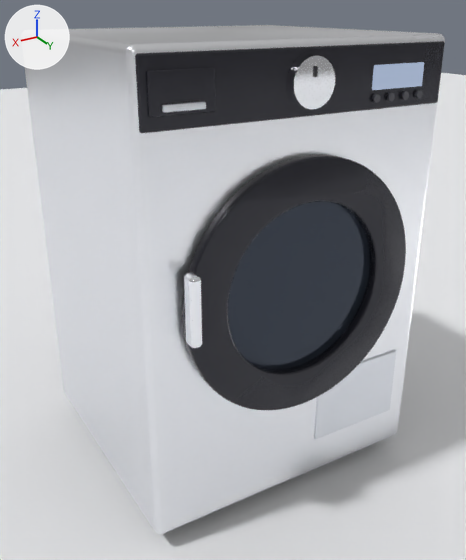
What one commit did to the Blender file assets-src/lg-f4x5es5sb/lg-f4x5es5sb.blend.
The view is the same before and after, from a camera (50 mm lens) standing at (0.644, 1.121, 0.935) and looking at (-0.002, 0.045, 0.397). The axes (+X, +Y, +Z) are drawn at upper left. The lights are the same throughout. The first picture is the older version.

Names of what the first picture shows: 'Body', 'Detergent', 'DetergentHandle', 'Display', 'DoorGlass', 'DoorHandle', 'DoorRingBlack', 'Floor', 'Knob', 'ServiceFlap', 'TopPanel' and 6 more.
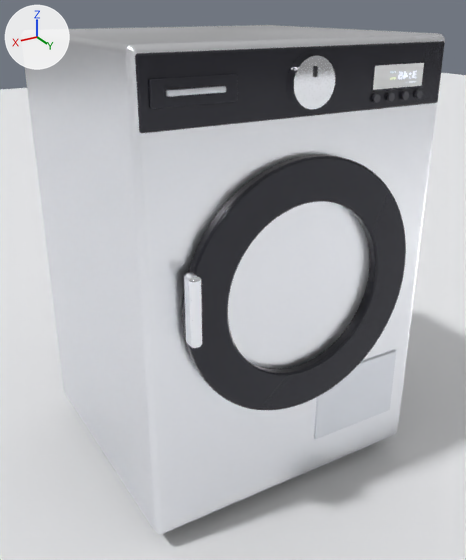
Edits to the bpy script that builds the scene:
```text
Add img_display_png:
    img_display_png = load_image('display.png', 'display.png', 512, 192, 'sRGB')
Add mat_displaytex:
    mat_displaytex = bpy.data.materials.new('DisplayTex')
    mat_displaytex.use_nodes = True; mat_displaytex.node_tree.nodes.clear()
    _N = mat_displaytex.node_tree.nodes; _L = mat_displaytex.node_tree.links
    n0 = _N.new('ShaderNodeBsdfPrincipled'); n0.name = 'Principled BSDF'
    n0.inputs[2].default_value = 0.25  # 'Roughness'
    n0.inputs[28].default_value = 1.4  # 'Emission Strength'
    n1 = _N.new('ShaderNodeOutputMaterial'); n1.name = 'Material Output'
    n2 = _N.new('ShaderNodeTexImage'); n2.name = 'Image Texture'
    n2.image = img_display_png
    _L.new(n0.outputs[0], n1.inputs[0])  # 'BSDF' to 'Surface'
    _L.new(n2.outputs[0], n0.inputs[27])  # 'Color' to 'Emission Color'
Change me_cube_004:
    used by ob_display; location = (0.0, 0.0, 0.0)
    verts and faces of me_cube_004; kept vertices keep their numbers, new ones are numbered from 8
    before: 0 (-0.2425, 0.282, 0.8005), 1 (-0.2425, 0.282, 0.8405), 2 (-0.2425, 0.286, 0.8005), 3 (-0.2425, 0.286, 0.8405), 4 (-0.1275, 0.282, 0.8005)
    before: 5 (-0.1275, 0.282, 0.8405), 6 (-0.1275, 0.286, 0.8005), 7 (-0.1275, 0.286, 0.8405)
    remove me_cube_004.from_pydata(...)  # 8 vertices, 6 faces; spans x -0.2425..-0.1275, y 0.282..0.286, z 0.8005..0.8405
    remove me_cube_004.materials.append(mat_display)  # dark grey #2c3038, glowing blue #b3c4e1
    add me_cube_004.from_pydata(...)  # 4 vertices, 1 face; spans x -0.5..0.5, y -0.5..0.5, z 0.0
    me_cube_004 part 1
    add delete_vertices([*range(0, 8)])  # with the faces that use them
    me_cube_004 part 2
    add verts[8] = (-0.5, -0.5, 0.0)  # pixel (421, 85)
    add verts[9] = (0.5, -0.5, 0.0)  # pixel (373, 89)
    add verts[10] = (-0.5, 0.5, 0.0)  # pixel (424, 62)
    add verts[11] = (0.5, 0.5, 0.0)  # pixel (375, 65)
    add faces += [(8, 9, 11, 10)]
    add me_cube_004.materials.append(mat_displaytex)
Change me_cube_008:
    used by ob_detergenthandle; location = (0.0, 0.0, 0.0)
    remove me_cube_008.from_pydata(...)  # 8 vertices, 6 faces; spans x 0.191..0.259, y 0.282..0.294, z 0.795..0.806
    add me_cube_008.from_pydata(...)  # 8 vertices, 6 faces; spans x 0.1575..0.2525, y 0.282..0.294, z 0.816..0.825
    me_cube_008 part 3: the whole mesh is scaled about its middle by (1.4, 1, 0.818), then moved by (-0.02, 0.0, 0.02)
Add me_cube_004_1:
    me_cube_004_1.from_pydata(...)  # a box spanning x -0.245..-0.125, y 0.279..0.285, z 0.7975..0.8435
    me_cube_004_1.materials.append(mat_panelblack)  # black #27272f
Change ob_display:
    ob_display.location: (0.0, 0.0, 0.0) -> (-0.185, 0.285, 0.821)
    ob_display.rotation_euler: (0.0, 0.0, 0.0) -> (1.571, 0.0, 0.0)  # degrees (0, 0, 0) -> degrees (90, 0, 0)
    ob_display.scale: (1.0, 1.0, 1.0) -> (0.112, 0.038, 1.0)
Change ob_doorglass:
    ob_doorglass.location: (0.0, 0.276, 0.47) -> (0.0, 0.26, 0.47)
Add ob_displayback:
    ob_displayback = bpy.data.objects.new('DisplayBack', me_cube_004_1)
    ob_displayback.location = (0.0, 0.0, 0.0)
    _m = ob_displayback.modifiers.new('Bevel', 'BEVEL')
    _m.width = 0.002
    _m.width_pct = 0.002
    _m.segments = 4
    _m.harden_normals = True
```

What differs and where, as boxes (x1, y1, x2, y2) in the pictures (466 x 560 px):
'DoorGlass', moved (not visible afterwards)
    before: (228, 201, 370, 369)
'Display', moved, turned, rescaled
    before: (372, 62, 424, 90)
    after: (373, 63, 424, 90)
'DetergentHandle', mesh rescaled (38% wider, 8% shorter)
    before: (162, 101, 206, 113)
    after: (165, 86, 226, 97)
'DisplayBack', added
    after: (371, 60, 425, 92)
part 1 of me_cube_004, deleted
    before: (372, 62, 424, 90)
part 2 of me_cube_004, added
    after: (373, 63, 424, 90)
